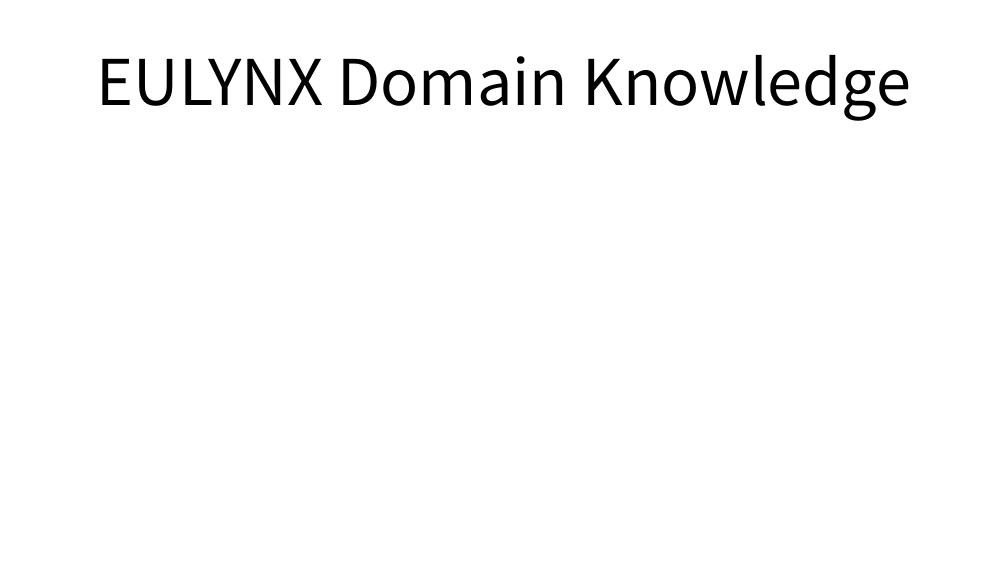
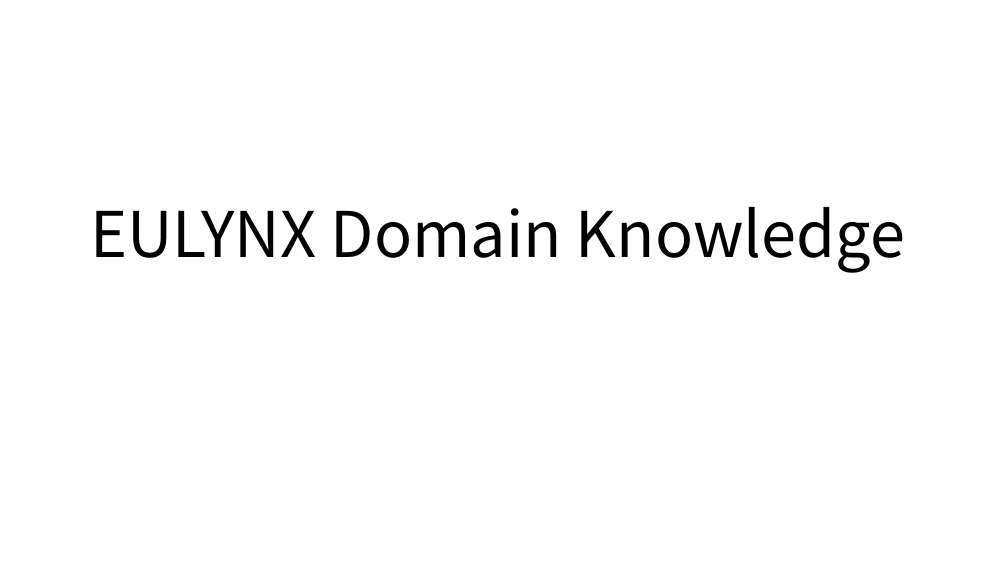
Before and after one commit to adamkim82/eulynx-docs, a slide deck: slide 1 of EULYNX(Eu.Doc.10)-도메인지식.pptx. Drawn at 1008x567 pixels with LibreOffice and Linux fonts; fonts in the diff are those of the drawing. Boxes give left, top, right and bottom in pixels: in the first picture for what was removed or moved away, otherwise in the second. Text is boxed around its words. In the diff, an @@ line names an element or a change of style, - is before the commit and + after.

```diff
--- a/EULYNX(Eu.Doc.10)-도메인지식.pptx
+++ b/EULYNX(Eu.Doc.10)-도메인지식.pptx
@@ title "EULYNX Domain Knowledge": place and size @@
-title "EULYNX Domain Knowledge" at <box>97,55,911,120</box>
+title "EULYNX Domain Knowledge" at <box>90,207,905,272</box>
```
Also in this commit, not shown: 7 other slides changed, 2 slides added.
